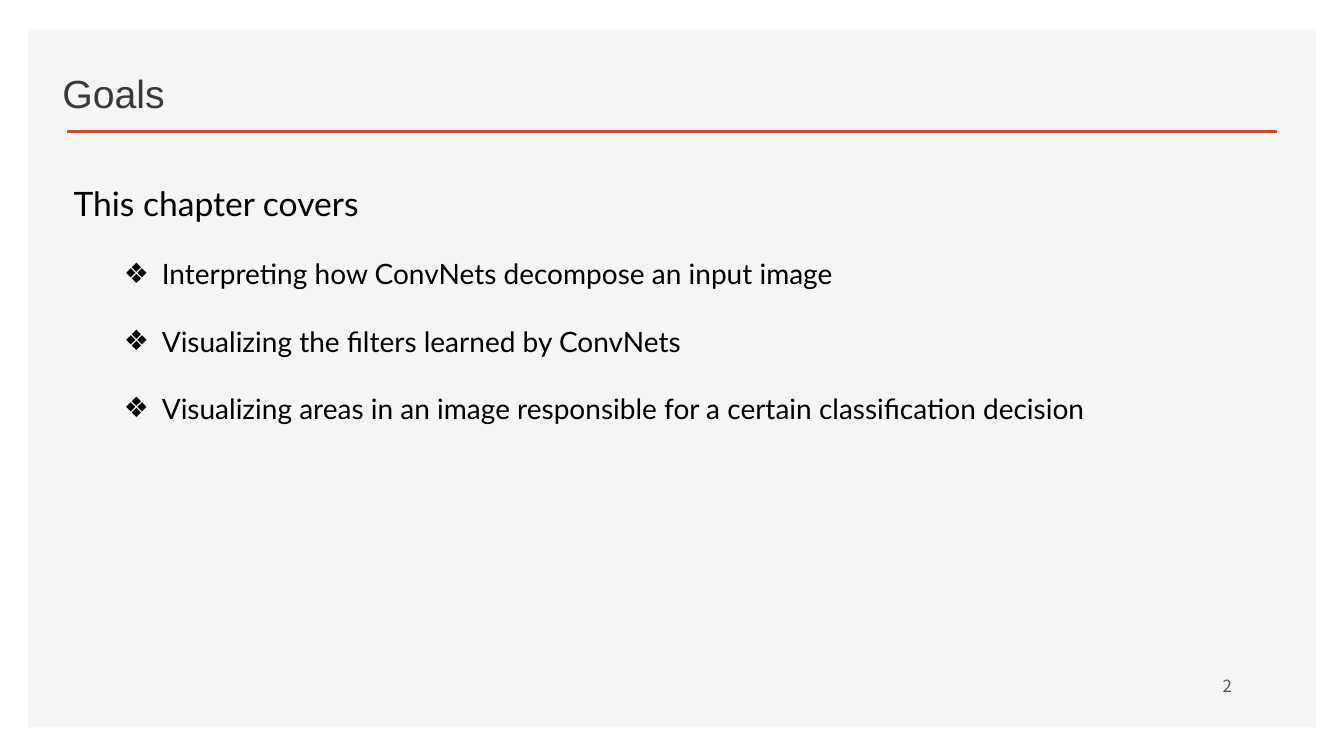
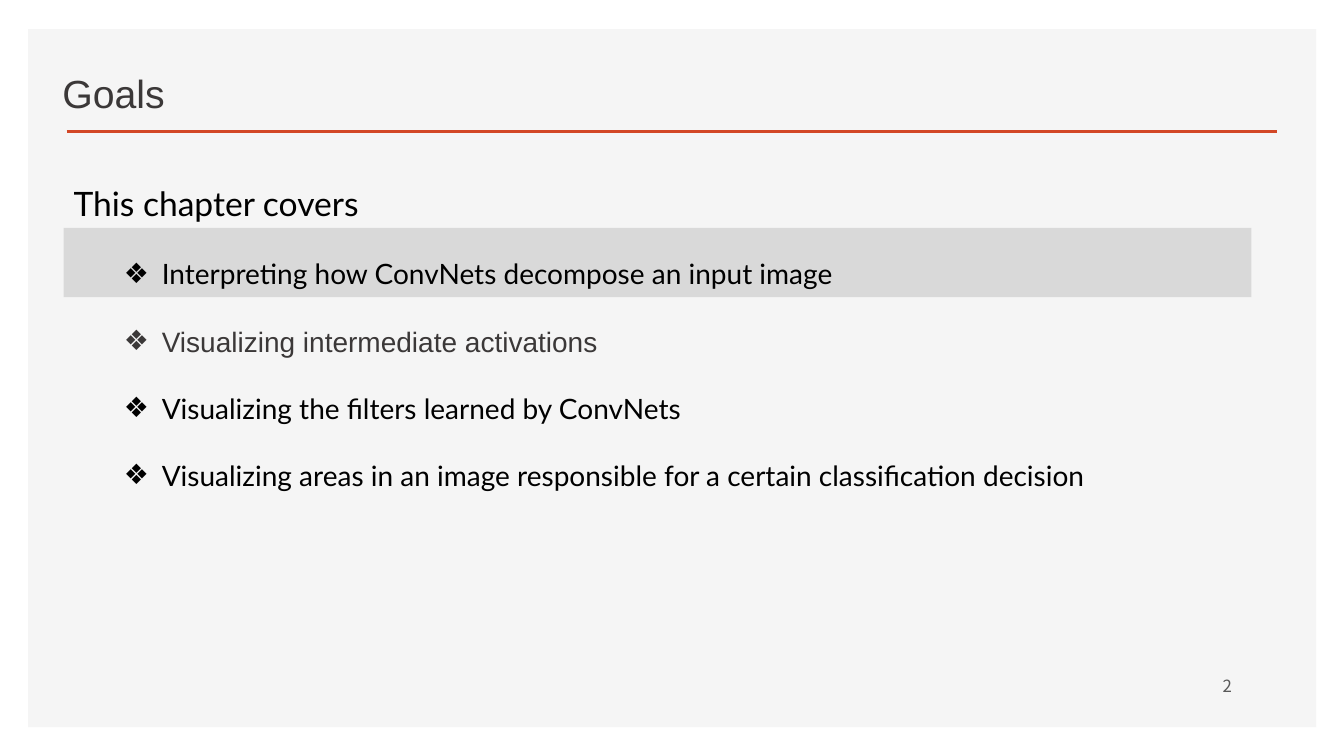
Before and after one commit to ancestor9/2026_Fall_Deep-Learning-with-Python, a slide deck: slide 2 of Chapter 10 Interpreting what ConvNets learn.pptx. Drawn at 1344x756 pixels with LibreOffice and Linux fonts; fonts in the diff are those of the drawing; background and template pictures are left out. Boxes give left, top, right and bottom in pixels: in the first picture for what was removed or moved away, otherwise in the second. Text is boxed around its words. In the diff, an @@ line names an element or a change of style, - is before the commit and + after.

```diff
--- a/Chapter 10 Interpreting what ConvNets learn.pptx
+++ b/Chapter 10 Interpreting what ConvNets learn.pptx
@@ rectangle added at (64, 228, 1252, 297), fill #D9D9D9 @@
@@ text at (162, 331, 597, 357): paragraph added @@
+  ❖ Visualizing intermediate activations
```
Also in this commit, not shown: 6 other slides changed, 6 slides added.
